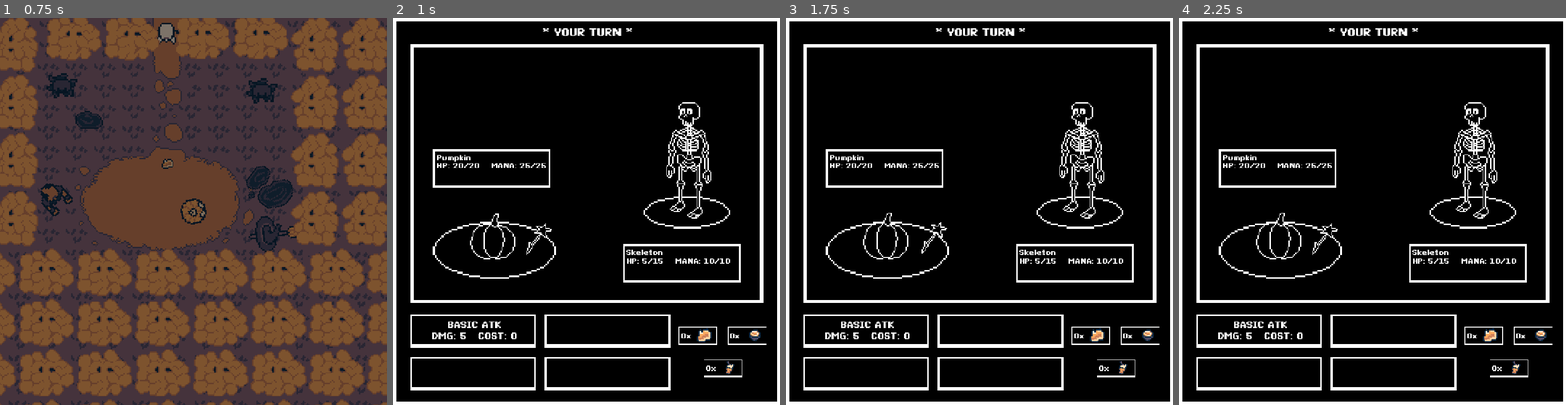
Above: before the commit, frames 1-4 (left to right).
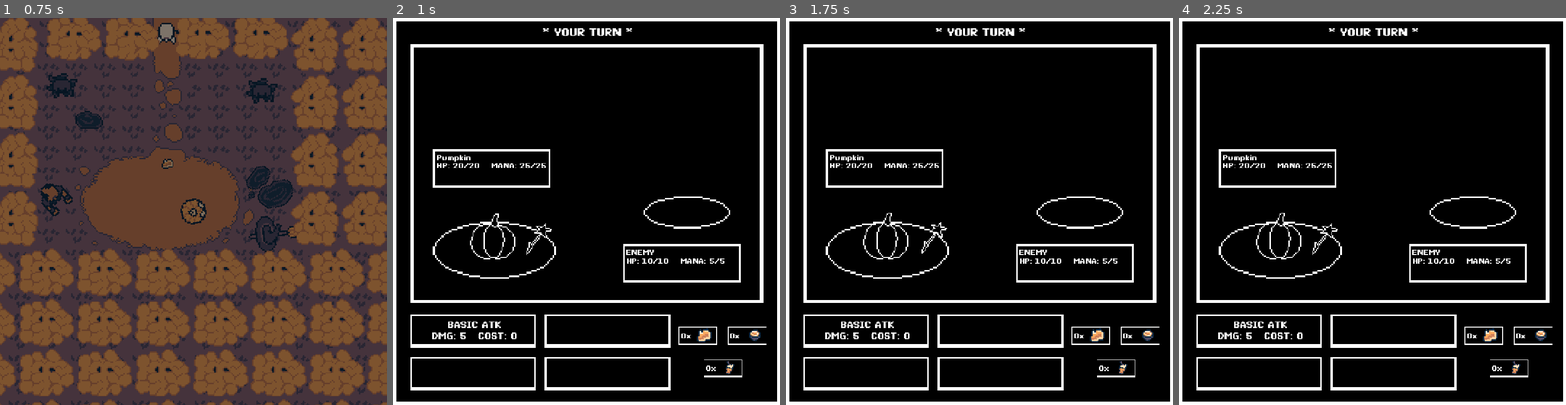
Above: after the commit, the same moments.

Repository: QuoteGenerator/Jame_Gam_Halloween
Game: Godot game, scene res://main.tscn
Two runs of this game, one before a commit and one after it. Both use one fixed random seed, a clock stepped at 60 frames per second and the inputs below. This scene is started directly instead of the project's main scene.
Inputs (mouse positions are in pixels of both pictures, inside the frame that each line leads up to):
- Up to frame 1 (0.75 s): move the mouse to (278, 192) at 0.52 s; hold D from 0.53 s (still down); tap E (Interact) at 0.6 s
- Up to frame 2 (1 s): keep holding D
- Up to frame 3 (1.75 s): move the mouse to (902, 230) at 1.27 s; release D at 1.28 s; hold S from 1.28 s (still down); tap E (Interact) at 1.35 s
- Up to frame 4 (2.25 s): move the mouse to (1411, 126) at 2.02 s; release S at 2.03 s; hold D from 2.03 s (still down); tap E (Interact) at 2.1 s

Frame 1 is identical in both runs. In frame 2, 1.0% of the frame differs, in the area x 60-88%, y 21-64%; in frame 3, 1.0%; in frame 4, 1.0%.

Commit message:
groups changed + added

Diff:
--- a/Jame_GAM_HALLOWEN_FIX/jame-gam-halloween/project.godot
+++ b/Jame_GAM_HALLOWEN_FIX/jame-gam-halloween/project.godot
@@ -32,8 +32,8 @@
 combat_ui=""
 ghost=""
 skeleton=""
-which=""
 zombie=""
+witch=""
 
 [input]
 
--- a/Jame_GAM_HALLOWEN_FIX/jame-gam-halloween/witch.tscn
+++ b/Jame_GAM_HALLOWEN_FIX/jame-gam-halloween/witch.tscn
@@ -149,7 +149,7 @@
 radius = 5.244383
 height = 17.08169
 
-[node name="witch" type="CharacterBody2D" unique_id=845605063 groups=["skeleton", "which"]]
+[node name="witch" type="CharacterBody2D" unique_id=845605063 groups=["witch"]]
 rotation = 1.5707964
 scale = Vector2(1.4, 1.4)
 script = ExtResource("1_bv18x")
--- a/Jame_GAM_HALLOWEN_FIX/jame-gam-halloween/zombie.tscn
+++ b/Jame_GAM_HALLOWEN_FIX/jame-gam-halloween/zombie.tscn
@@ -150,7 +150,7 @@
 radius = 5.244383
 height = 17.08169
 
-[node name="zombie" type="CharacterBody2D" unique_id=845605063 groups=["skeleton", "zombie"]]
+[node name="zombie" type="CharacterBody2D" unique_id=845605063 groups=["zombie"]]
 rotation = 1.5707964
 scale = Vector2(1.4, 1.4)
 script = ExtResource("1_jmu02")
